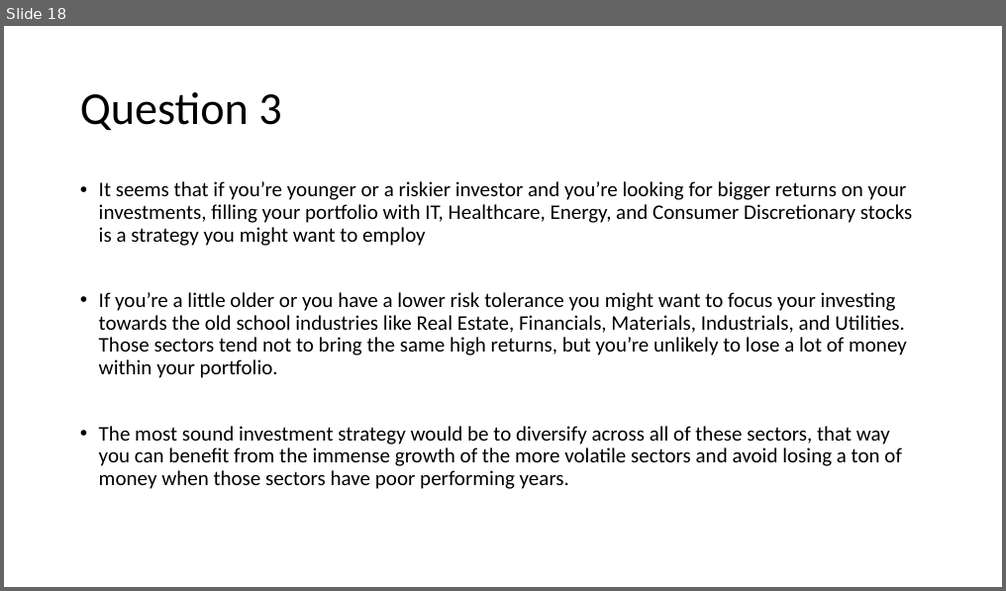
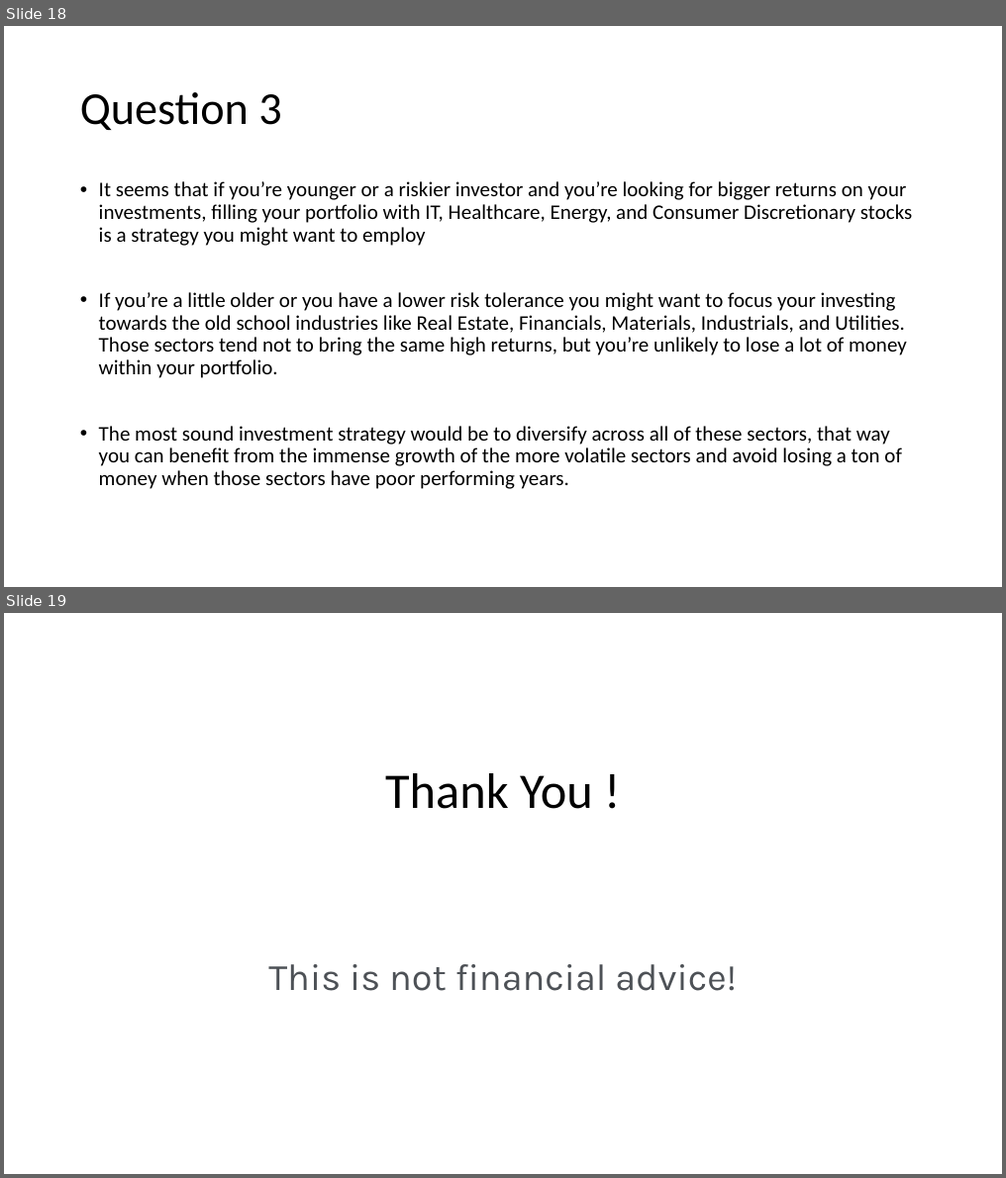
Before and after one commit to kennysiegler/first-project, a slide deck: Presentation3.pptx. Shown one above the other, each under a label of ours: slide 18 before the commit, slides 18 and 19 after it. The pictures are 1006x591 and 1006x1178 pixels, drawn with LibreOffice and Linux fonts; fonts in the diff are those of the drawing. Boxes give left, top, right and bottom in pixels: in the first picture for what was removed or moved away, otherwise in the second. Text is boxed around its words. In the diff, an @@ line names an element or a change of style, - is before the commit and + after.

```diff
--- a/Presentation3.pptx
+++ b/Presentation3.pptx
@@ slide 19 added at <box>4,613,1002,1174</box>, background #FFFFFF @@
@@ text added at <box>268,773,737,991</box>, 36 pt, text #4D5156 @@
+Thank You !
+This is not financial advice!
```
Also in this commit, not shown: 6 slides changed.
